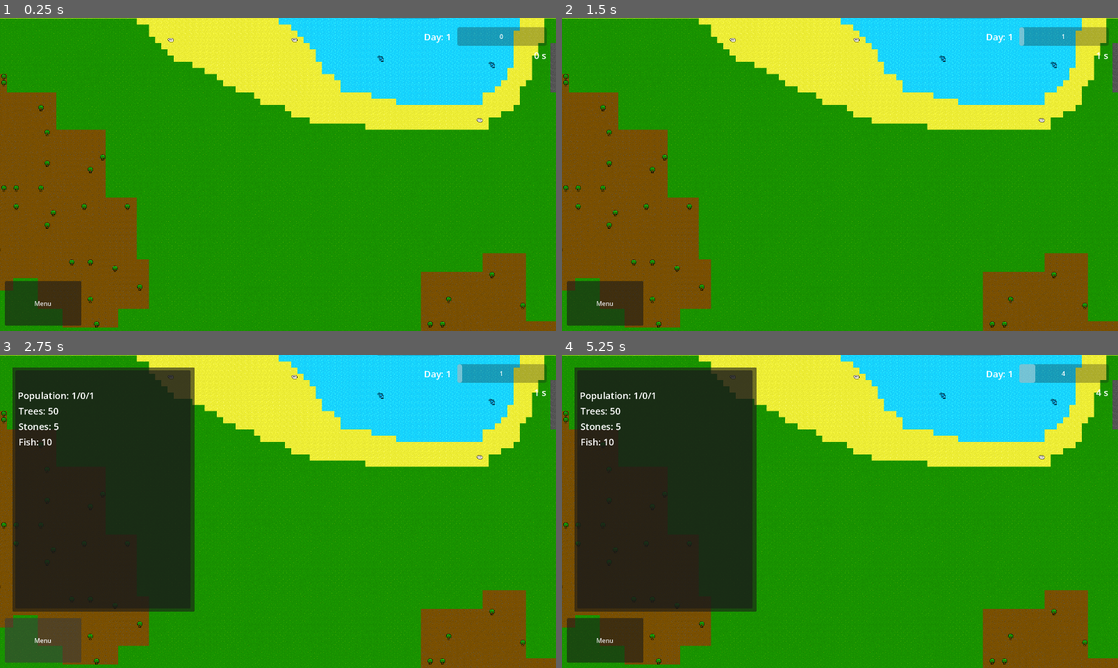
Above: before the commit, frames 1-4 (two rows, left to right).
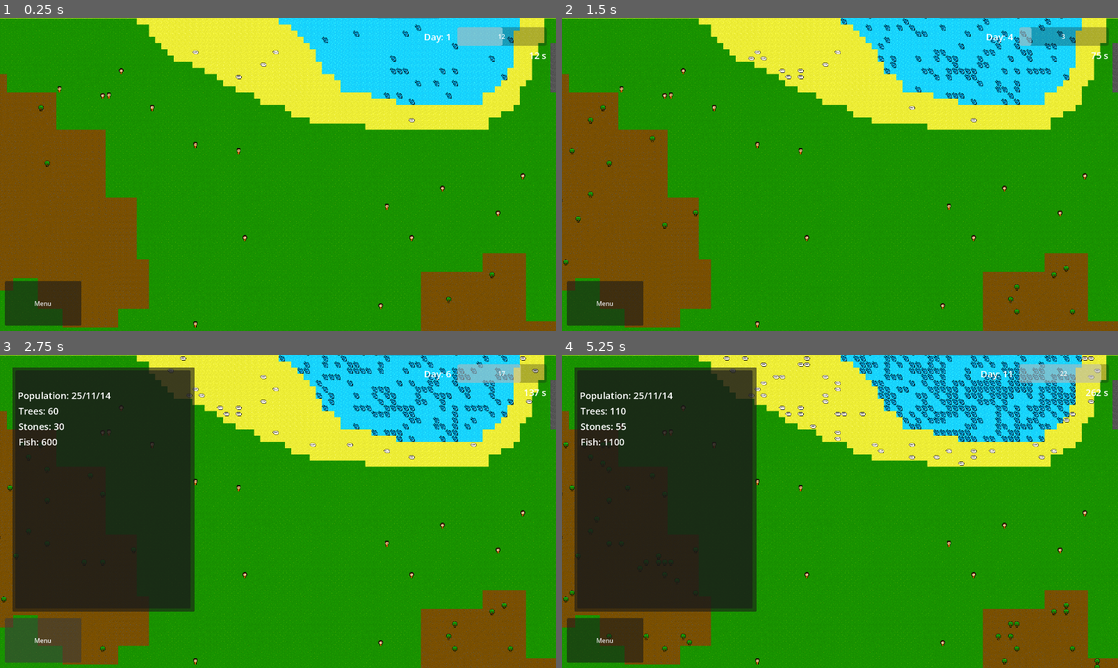
Above: after the commit, the same moments.

Repository: nookaeo/econ-village
Game: Godot game, scene res://scenes/core/world.tscn
Two runs of this game, one before a commit and one after it. Both use one fixed random seed, a clock stepped at 60 frames per second and the inputs below.
Inputs (mouse positions are in pixels of both pictures, inside the frame that each line leads up to):
- Up to frame 1 (0.25 s): no input
- Up to frame 2 (1.5 s): move the mouse to (962, 158) at 0.52 s; click (962, 158) at 0.67 s; drag from (728, 190) to (812, 237) at 1.27 s
- Up to frame 3 (2.75 s): click "Menu" at 2 s
- Up to frame 4 (5.25 s): move the mouse to (895, 442) at 2.77 s; click (895, 442) at 2.92 s; drag from (812, 574) to (673, 464) at 3.52 s; move the mouse to (1006, 558) at 4.27 s; click (1006, 558) at 4.42 s; drag from (673, 464) to (756, 433) at 5.02 s

The runs differ from the first frame. In frame 1, 1.5% of the frame differs, in the area x 0-97%, y 2-99%; in frame 2, 2.2%; in frame 3, 3.3%; in frame 4, 5.5%, in the area x 0-97%, y 0-100%.

Commit message:
core: change resources spawn rates

Diff:
--- a/resources/core/world_setting_default.tres
+++ b/resources/core/world_setting_default.tres
@@ -4,7 +4,9 @@
 
 [resource]
 script = ExtResource("1_dpie4")
-villagent_spawn = 1
-tree_spawn_rate = 50
+time_scale = 50
+villagent_spawn = 25
+cowrie_spawn_rate = 20
 stone_spawn_rate = 5
+fish_spawn_rate = 100
 metadata/_custom_type_script = "uid://dm2bw75mvkksh"
